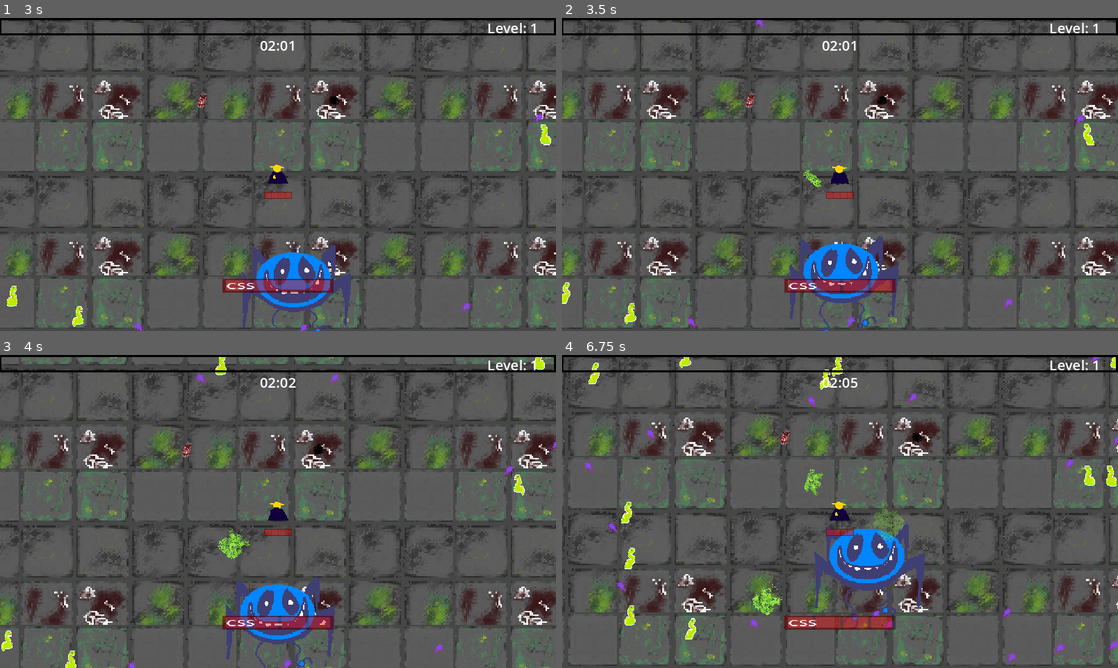
Above: before the commit, frames 1-4 (two rows, left to right).
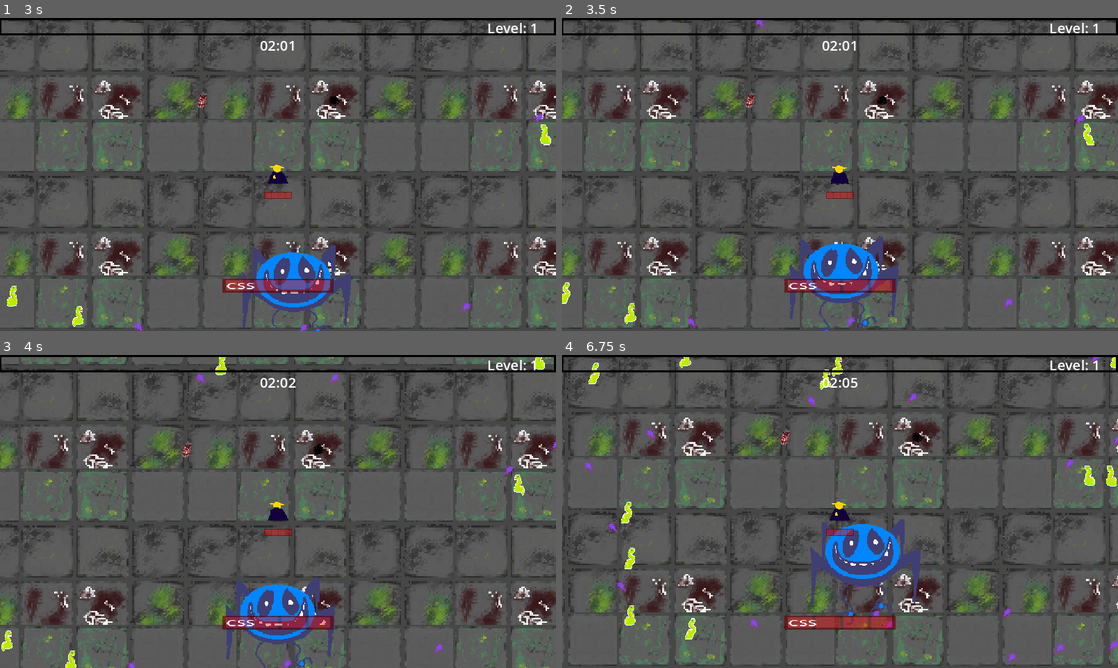
Above: after the commit, the same moments.

Repository: Jujubileuu/Code-Land
Game: Godot game, scene res://MenuScreen/menu.tscn
Same seed, same stepped clock (60 frames per second), same inputs: the game is played once before the commit and once after it. Video files are missing from this copy of the repository; at most half a second of black plays in their place.
Inputs (mouse positions are in pixels of both pictures, inside the frame that each line leads up to):
- Up to frame 1 (3 s): click "ENTER" at 0.5 s; move the mouse to (400, 158) at 1.27 s; hold D (right) 1.28-2.03 s; click (400, 158) at 1.35 s; move the mouse to (166, 190) at 2.02 s; hold S (down) 2.03-2.78 s; click (166, 190) at 2.1 s; move the mouse to (333, 105) at 2.77 s; hold D (right) from 2.78 s (still down); click (333, 105) at 2.85 s
- Up to frame 2 (3.5 s): keep holding D (right)
- Up to frame 3 (4 s): move the mouse to (250, 574) at 3.52 s; release D (right) at 3.53 s; hold W (up) from 3.53 s (still down); click (250, 574) at 3.6 s
- Up to frame 4 (6.75 s): move the mouse to (1006, 558) at 4.27 s; release W (up) at 4.28 s; hold A (left) 4.28-5.78 s; click (1006, 558) at 4.35 s; move the mouse to (673, 464) at 5.02 s; click (673, 464) at 5.1 s; move the mouse to (867, 511) at 5.77 s; hold S (down) 5.78-6.53 s; click (867, 511) at 5.85 s; move the mouse to (756, 433) at 6.52 s; hold D (right) from 6.53 s (still down); click (756, 433) at 6.6 s

Frame 1 is identical in both runs. In frame 2, less than 0.1% of the frame differs, in the area x 43-47%, y 48-54%; in frame 3, 0.2%; in frame 4, 2.9%, in the area x 33-66%, y 36-88%.

Commit message:
Fixed Attacks

Diff:
--- a/gametest/Jogador/attacks/ice.tscn
+++ b/gametest/Jogador/attacks/ice.tscn
@@ -1,10 +1,48 @@
-[gd_scene load_steps=4 format=3 uid="uid://bcmln2ktxsudy"]
+[gd_scene load_steps=7 format=3 uid="uid://bcmln2ktxsudy"]
 
 [ext_resource type="Script" path="res://Jogador/attacks/ice_spear.gd" id="1_2tpjb"]
 [ext_resource type="Texture2D" uid="uid://dg4ca4mfk5vaq" path="res://Texturas/Items/Weapons/ataqueneve.png" id="2_8pb5k"]
 
 [sub_resource type="RectangleShape2D" id="RectangleShape2D_vfxbc"]
 size = Vector2(50, 60.0001)
+
+[sub_resource type="Animation" id="Animation_tnu75"]
+resource_name = "attackAnim"
+length = 0.9
+step = 0.05
+tracks/0/type = "value"
+tracks/0/imported = false
+tracks/0/enabled = true
+tracks/0/path = NodePath("Sprite2D:frame_coords")
+tracks/0/interp = 1
+tracks/0/loop_wrap = true
+tracks/0/keys = {
+"times": PackedFloat32Array(0, 0.3, 0.6, 0.9),
+"transitions": PackedFloat32Array(1, 1, 1, 1),
+"update": 1,
+"values": [Vector2i(0, 0), Vector2i(1, 0), Vector2i(2, 0), Vector2i(3, 0)]
+}
+
+[sub_resource type="Animation" id="Animation_2s36q"]
+length = 0.001
+tracks/0/type = "value"
+tracks/0/imported = false
+tracks/0/enabled = true
+tracks/0/path = NodePath("Sprite2D:frame_coords")
+tracks/0/interp = 1
+tracks/0/loop_wrap = true
+tracks/0/keys = {
+"times": PackedFloat32Array(0),
+"transitions": PackedFloat32Array(1),
+"update": 1,
+"values": [Vector2i(0, 0)]
+}
+
+[sub_resource type="AnimationLibrary" id="AnimationLibrary_241fy"]
+_data = {
+"RESET": SubResource("Animation_2s36q"),
+"attackAnim": SubResource("Animation_tnu75")
+}
 
 [node name="Ice" type="Area2D" groups=["attack"]]
 top_level = true
@@ -18,7 +56,6 @@
 scale = Vector2(2.73148, 2.5)
 texture = ExtResource("2_8pb5k")
 hframes = 4
-frame = 3
 
 [node name="CollisionShape2D" type="CollisionShape2D" parent="."]
 position = Vector2(25, 30)
@@ -30,5 +67,10 @@
 one_shot = true
 autostart = true
 
+[node name="AnimationPlayer" type="AnimationPlayer" parent="."]
+libraries = {
+"": SubResource("AnimationLibrary_241fy")
+}
+
 [connection signal="body_entered" from="." to="." method="_on_body_entered"]
 [connection signal="timeout" from="Timer" to="." method="_on_timer_timeout"]
--- a/gametest/Jogador/attacks/ice_spear.gd
+++ b/gametest/Jogador/attacks/ice_spear.gd
@@ -11,6 +11,7 @@
 var target = Vector2.ZERO
 var angle = Vector2.ZERO
 
+@onready var anim = $AnimationPlayer
 @onready var player = get_tree().get_first_node_in_group("player")
 signal remove_from_array(object)
 
@@ -50,8 +51,9 @@
 			attack_size = 1.0 * (1 + player.spell_size)
 			stun = 4
 			UpgradeDb.stunIce = stun
+	anim.play("attackAnim")
 	var tween = create_tween()
-	tween.tween_property(self,"scale",Vector2(1,1)*attack_size,1).set_trans(Tween.TRANS_QUINT).set_ease(Tween.EASE_OUT)
+	tween.tween_property(self,"scale",Vector2(1.5,1.5)*attack_size,1).set_trans(Tween.TRANS_QUINT).set_ease(Tween.EASE_OUT)
 	tween.play()
 
 func _physics_process(delta):
--- a/gametest/Jogador/attacks/thunder.gd
+++ b/gametest/Jogador/attacks/thunder.gd
@@ -2,7 +2,7 @@
 
 var level = 1
 var hp = 3
-var speed = 200.0
+var speed = 500.0
 var damage = 10
 var knockback_amount = 100
 var paths = 10
@@ -18,6 +18,7 @@
 var spr_jav_reg = preload("res://Texturas/Items/Weapons/lightningAttack.png")
 var spr_jav_atk = preload("res://Texturas/Items/Weapons/lightningAttack.png")
 
+@onready var anim = $AnimationPlayer
 @onready var player = get_tree().get_first_node_in_group("player")
 @onready var sprite = $Sprite2D
 @onready var collision = $CollisionShape2D
@@ -37,7 +38,7 @@
 	match level:
 		1:
 			hp = 3
-			speed = 200.0
+			speed = 500.0
 			damage = 10
 			knockback_amount = 100
 			paths = 10
@@ -45,7 +46,7 @@
 			attack_speed = 5.0 * (1-player.spell_cooldown)
 		2:
 			hp = 2
-			speed = 200.0
+			speed = 500.0
 			damage = 10
 			knockback_amount = 100
 			paths = 2
@@ -53,7 +54,7 @@
 			attack_speed = 5.0 * (1-player.spell_cooldown)
 		3:
 			hp = 2
-			speed = 200.0
+			speed = 500.0
 			damage = 10
 			knockback_amount = 100
 			paths = 3
@@ -61,12 +62,13 @@
 			attack_speed = 5.0 * (1-player.spell_cooldown)
 		4:
 			hp = 2
-			speed = 200.0
+			speed = 500.0
 			damage = 15
 			knockback_amount = 120
 			paths = 3
 			attack_size = 1.0 * (1 + player.spell_size)
 			attack_speed = 5.0 * (1-player.spell_cooldown)
+	anim.play("attackAnim")
 	scale = Vector2(2.0,2.0) * attack_size
 	attackTimer.wait_time = 1
 
@@ -111,10 +113,10 @@
 func enable_attack(atk = true):
 	if atk:
 		collision.call_deferred("set","disabled",false)
-		sprite.texture = spr_jav_atk
+		anim.play("standAnim")
 	else:
 		collision.call_deferred("set","disabled",true)
-		sprite.texture = spr_jav_reg
+		anim.play("RESET")
 
 func _on_attack_timer_timeout():
 	add_paths()
--- a/gametest/Jogador/attacks/thunder.tscn
+++ b/gametest/Jogador/attacks/thunder.tscn
@@ -1,10 +1,66 @@
-[gd_scene load_steps=4 format=3 uid="uid://dk1tya2d1cqwm"]
+[gd_scene load_steps=8 format=3 uid="uid://dk1tya2d1cqwm"]
 
 [ext_resource type="Script" path="res://Jogador/attacks/thunder.gd" id="1_mdv2v"]
 [ext_resource type="Texture2D" uid="uid://dqojeeohhvgjm" path="res://Texturas/Items/Weapons/lightningAttack.png" id="2_2fihn"]
 
 [sub_resource type="RectangleShape2D" id="RectangleShape2D_vfxbc"]
 size = Vector2(50, 60.0001)
+
+[sub_resource type="Animation" id="Animation_sr26k"]
+resource_name = "attackAnim"
+length = 0.9
+step = 0.05
+tracks/0/type = "value"
+tracks/0/imported = false
+tracks/0/enabled = true
+tracks/0/path = NodePath("Sprite2D:frame_coords")
+tracks/0/interp = 1
+tracks/0/loop_wrap = true
+tracks/0/keys = {
+"times": PackedFloat32Array(0, 0.15, 0.3, 0.45, 0.6, 0.75, 0.9),
+"transitions": PackedFloat32Array(1, 1, 1, 1, 1, 1, 1),
+"update": 1,
+"values": [Vector2i(0, 0), Vector2i(6, 0), Vector2i(1, 0), Vector2i(5, 0), Vector2i(4, 0), Vector2i(2, 0), Vector2i(3, 0)]
+}
+
+[sub_resource type="Animation" id="Animation_58k7o"]
+length = 0.001
+tracks/0/type = "value"
+tracks/0/imported = false
+tracks/0/enabled = true
+tracks/0/path = NodePath("Sprite2D:frame_coords")
+tracks/0/interp = 1
+tracks/0/loop_wrap = true
+tracks/0/keys = {
+"times": PackedFloat32Array(0),
+"transitions": PackedFloat32Array(1),
+"update": 1,
+"values": [Vector2i(3, 0)]
+}
+
+[sub_resource type="Animation" id="Animation_xcspj"]
+resource_name = "standAnim"
+length = 0.4
+step = 0.05
+tracks/0/type = "value"
+tracks/0/imported = false
+tracks/0/enabled = true
+tracks/0/path = NodePath("Sprite2D:frame_coords")
+tracks/0/interp = 1
+tracks/0/loop_wrap = true
+tracks/0/keys = {
+"times": PackedFloat32Array(0, 0.2, 0.4),
+"transitions": PackedFloat32Array(1, 1, 1),
+"update": 1,
+"values": [Vector2i(4, 0), Vector2i(2, 0), Vector2i(3, 0)]
+}
+
+[sub_resource type="AnimationLibrary" id="AnimationLibrary_amvmg"]
+_data = {
+"RESET": SubResource("Animation_58k7o"),
+"attackAnim": SubResource("Animation_sr26k"),
+"standAnim": SubResource("Animation_xcspj")
+}
 
 [node name="thunder" type="Area2D" groups=["attack"]]
 top_level = true
@@ -41,6 +97,11 @@
 one_shot = true
 autostart = true
 
+[node name="AnimationPlayer" type="AnimationPlayer" parent="."]
+libraries = {
+"": SubResource("AnimationLibrary_amvmg")
+}
+
 [connection signal="timeout" from="AttackTimer" to="." method="_on_attack_timer_timeout"]
 [connection signal="timeout" from="ChangeDirection" to="." method="_on_change_direction_timeout"]
 [connection signal="timeout" from="ResetPosTimer" to="." method="_on_reset_pos_timer_timeout"]
--- a/gametest/Jogador/attacks/tornado.gd
+++ b/gametest/Jogador/attacks/tornado.gd
@@ -14,6 +14,7 @@
 
 signal remove_from_array(object)
 
+@onready var anim = $AnimationPlayer
 @onready var player = get_tree().get_first_node_in_group("player")
 
 func _ready():
@@ -42,7 +43,7 @@
 			damage = 40
 			knockback_amount = 250
 			attack_size = 4.0 * (1 + player.spell_size)
-
+	anim.play("attackAnim")
 
 	var move_to_less = Vector2.ZERO
 	var move_to_more = Vector2.ZERO
@@ -86,6 +87,7 @@
 		tween.tween_property(self,"angle", angle_less,2)
 		tween.tween_property(self,"angle", angle_more,2)
 	tween.play()
+	anim.play("standAnim")
 
 func _physics_process(delta):
 	position += angle*speed*delta
--- a/gametest/Jogador/attacks/tornado.tscn
+++ b/gametest/Jogador/attacks/tornado.tscn
@@ -1,10 +1,67 @@
-[gd_scene load_steps=4 format=3 uid="uid://b0dsh1bxe2sed"]
+[gd_scene load_steps=8 format=3 uid="uid://b0dsh1bxe2sed"]
 
 [ext_resource type="Script" path="res://Jogador/attacks/tornado.gd" id="1_b2nlb"]
 [ext_resource type="Texture2D" uid="uid://begsuws70mnl5" path="res://Texturas/Items/Weapons/ataquetornado.png" id="2_u2psr"]
 
 [sub_resource type="RectangleShape2D" id="RectangleShape2D_vfxbc"]
 size = Vector2(60.0001, 70)
+
+[sub_resource type="Animation" id="Animation_itynt"]
+resource_name = "attackAnim"
+length = 0.6
+step = 0.05
+tracks/0/type = "value"
+tracks/0/imported = false
+tracks/0/enabled = true
+tracks/0/path = NodePath("Sprite2D:frame_coords")
+tracks/0/interp = 1
+tracks/0/loop_wrap = true
+tracks/0/keys = {
+"times": PackedFloat32Array(0, 0.3, 0.6),
+"transitions": PackedFloat32Array(1, 1, 1),
+"update": 1,
+"values": [Vector2i(0, 0), Vector2i(1, 0), Vector2i(2, 0)]
+}
+
+[sub_resource type="Animation" id="Animation_03uam"]
+length = 0.001
+tracks/0/type = "value"
+tracks/0/imported = false
+tracks/0/enabled = true
+tracks/0/path = NodePath("Sprite2D:frame_coords")
+tracks/0/interp = 1
+tracks/0/loop_wrap = true
+tracks/0/keys = {
+"times": PackedFloat32Array(0),
+"transitions": PackedFloat32Array(1),
+"update": 1,
+"values": [Vector2i(0, 0)]
+}
+
+[sub_resource type="Animation" id="Animation_0oi1w"]
+resource_name = "standAnim"
+length = 0.9
+loop_mode = 1
+step = 0.05
+tracks/0/type = "value"
+tracks/0/imported = false
+tracks/0/enabled = true
+tracks/0/path = NodePath("Sprite2D:frame_coords")
+tracks/0/interp = 1
+tracks/0/loop_wrap = true
+tracks/0/keys = {
+"times": PackedFloat32Array(0, 0.3, 0.6, 0.9),
+"transitions": PackedFloat32Array(1, 1, 1, 1),
+"update": 1,
+"values": [Vector2i(2, 0), Vector2i(1, 0), Vector2i(2, 0), Vector2i(1, 0)]
+}
+
+[sub_resource type="AnimationLibrary" id="AnimationLibrary_176fn"]
+_data = {
+"RESET": SubResource("Animation_03uam"),
+"attackAnim": SubResource("Animation_itynt"),
+"standAnim": SubResource("Animation_0oi1w")
+}
 
 [node name="tornado" type="Area2D" groups=["attack"]]
 top_level = true
@@ -17,7 +74,7 @@
 position = Vector2(10, 30)
 scale = Vector2(2.5, 2.5)
 texture = ExtResource("2_u2psr")
-region_enabled = true
+hframes = 3
 region_rect = Rect2(64, 0, 32, 31)
 
 [node name="CollisionShape2D" type="CollisionShape2D" parent="."]
@@ -30,4 +87,9 @@
 one_shot = true
 autostart = true
 
+[node name="AnimationPlayer" type="AnimationPlayer" parent="."]
+libraries = {
+"": SubResource("AnimationLibrary_176fn")
+}
+
 [connection signal="timeout" from="Timer" to="." method="_on_timer_timeout"]
--- a/gametest/Jogador/jogador.gd
+++ b/gametest/Jogador/jogador.gd
@@ -52,12 +52,12 @@
 var ice_ammo = 0
 var ice_baseammo = 0
 var ice_attackspeed = 1.5
-var ice_level = 1
+var ice_level = 0
 
 var thunder_ammo = 0
-var thunder_baseammo = 0
+var thunder_baseammo = 1
 var thunder_attackspeed = 10
-var thunder_level = 0
+var thunder_level = 1
 
 var tornado_ammo = 0
 var tornado_baseammo = 0
@@ -65,9 +65,9 @@
 var tornado_level = 0
 
 var veneno_ammo = 0
-var veneno_baseammo = 1
+var veneno_baseammo = 0
 var veneno_attackspeed = 1.5
-var veneno_level = 1
+var veneno_level = 0
 
 var enemy_close = []
 
--- a/gametest/Utilidade/upgrade_db.gd
+++ b/gametest/Utilidade/upgrade_db.gd
@@ -5,6 +5,7 @@
 var boss_maxhealth = 0
 var critic_chance = 0
 var stunIce = 0
+var iceLevel = 0
 const ICON_PATH = "res://Texturas/Items/Upgrades/"
 const WEAPON_PATH = "res://Texturas/Items/Weapons/"
 const UPGRADES = {
--- a/gametest/inimigos/boss_css.tscn
+++ b/gametest/inimigos/boss_css.tscn
@@ -59,6 +59,7 @@
 motion_mode = 1
 script = ExtResource("1_w6q16")
 movement_speed = 100.0
+basemovement_speed = 100.0
 healph = 150
 knockback_recovery = 5.0
 enemy_damage = 7
--- a/gametest/inimigos/boss_javascript.tscn
+++ b/gametest/inimigos/boss_javascript.tscn
@@ -61,6 +61,7 @@
 motion_mode = 1
 script = ExtResource("1_yiodh")
 movement_speed = 120.0
+basemovement_speed = 120.0
 healph = 200
 knockback_recovery = 9999.0
 enemy_damage = 10
--- a/gametest/inimigos/enemy.gd
+++ b/gametest/inimigos/enemy.gd
@@ -1,6 +1,7 @@
 extends CharacterBody2D
 
 @export var movement_speed = 60.0
+@export var basemovement_speed = 60.0
 @export var healph = 10
 @export var knockback_recovery = 3.5
 @export var enemy_damage = 1
@@ -66,5 +67,17 @@
 	knockback = angle * knockback_amount
 	if healph <= 0:
 		death()
+	else:
+		if is_boss != true and UpgradeDb.iceLevel < 4:
+			set_speed(0.0)
+			await get_tree().create_timer(UpgradeDb.stunIce).timeout
+			set_speed(basemovement_speed)
+		else:
+			set_speed(0.0)
+			await get_tree().create_timer(UpgradeDb.stunIce).timeout
+			set_speed(basemovement_speed)
 	if is_boss == true:
 		UpgradeDb.boss_health = healph
+
+func set_speed(value: float):
+	movement_speed = value
--- a/gametest/inimigos/enemy_besouro.tscn
+++ b/gametest/inimigos/enemy_besouro.tscn
@@ -60,6 +60,7 @@
 motion_mode = 1
 script = ExtResource("1_ixgpw")
 movement_speed = 80.0
+basemovement_speed = 80.0
 healph = 15
 enemy_damage = 2
 experience = 2
--- a/gametest/inimigos/enemy_caramujo.tscn
+++ b/gametest/inimigos/enemy_caramujo.tscn
@@ -59,6 +59,7 @@
 motion_mode = 1
 script = ExtResource("1_2mdbv")
 movement_speed = 40.0
+basemovement_speed = 40.0
 healph = 40
 knockback_recovery = 10.0
 enemy_damage = 5
--- a/gametest/inimigos/enemy_caveira.tscn
+++ b/gametest/inimigos/enemy_caveira.tscn
@@ -59,6 +59,7 @@
 motion_mode = 1
 script = ExtResource("1_s1hjw")
 movement_speed = 250.0
+basemovement_speed = 250.0
 healph = 50
 knockback_recovery = 0.0
 enemy_damage = 5
--- a/gametest/inimigos/enemy_fumaca.tscn
+++ b/gametest/inimigos/enemy_fumaca.tscn
@@ -59,6 +59,7 @@
 motion_mode = 1
 script = ExtResource("1_0hqg5")
 movement_speed = 70.0
+basemovement_speed = 70.0
 healph = 100
 knockback_recovery = 9999.0
 enemy_damage = 10
